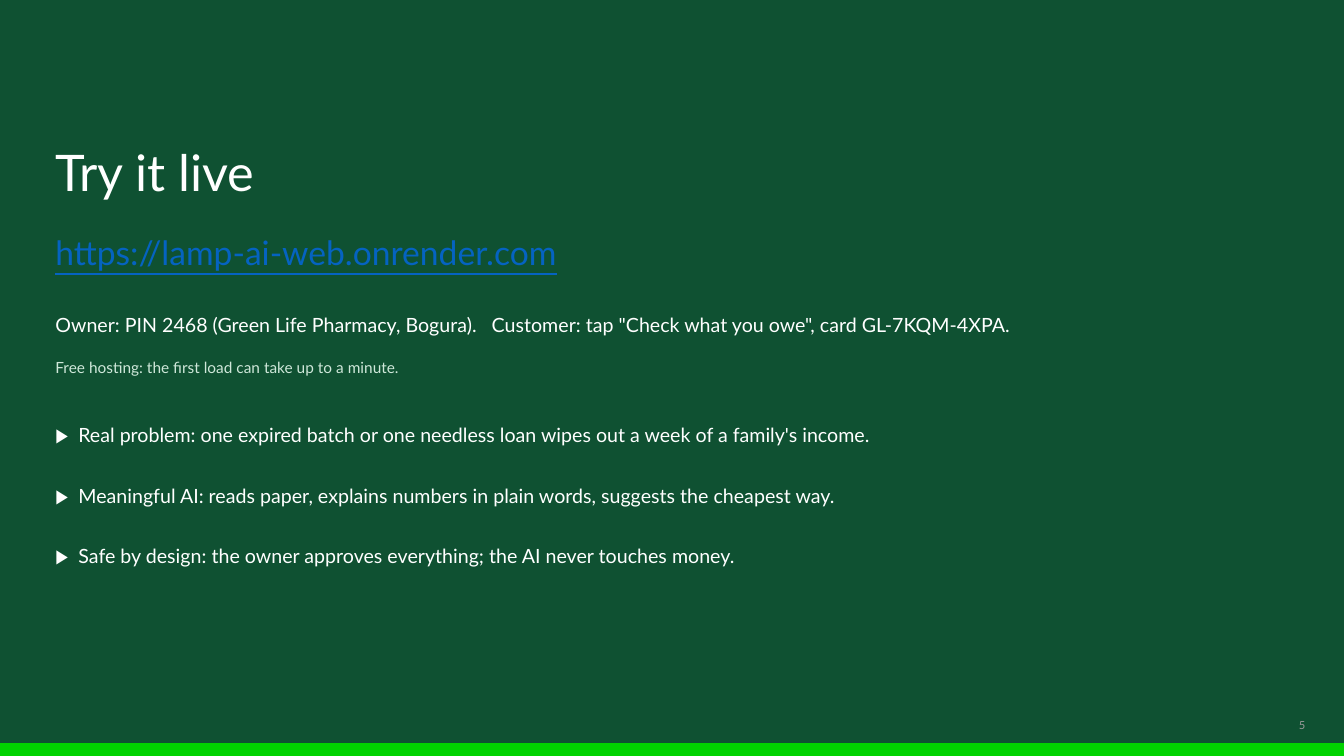
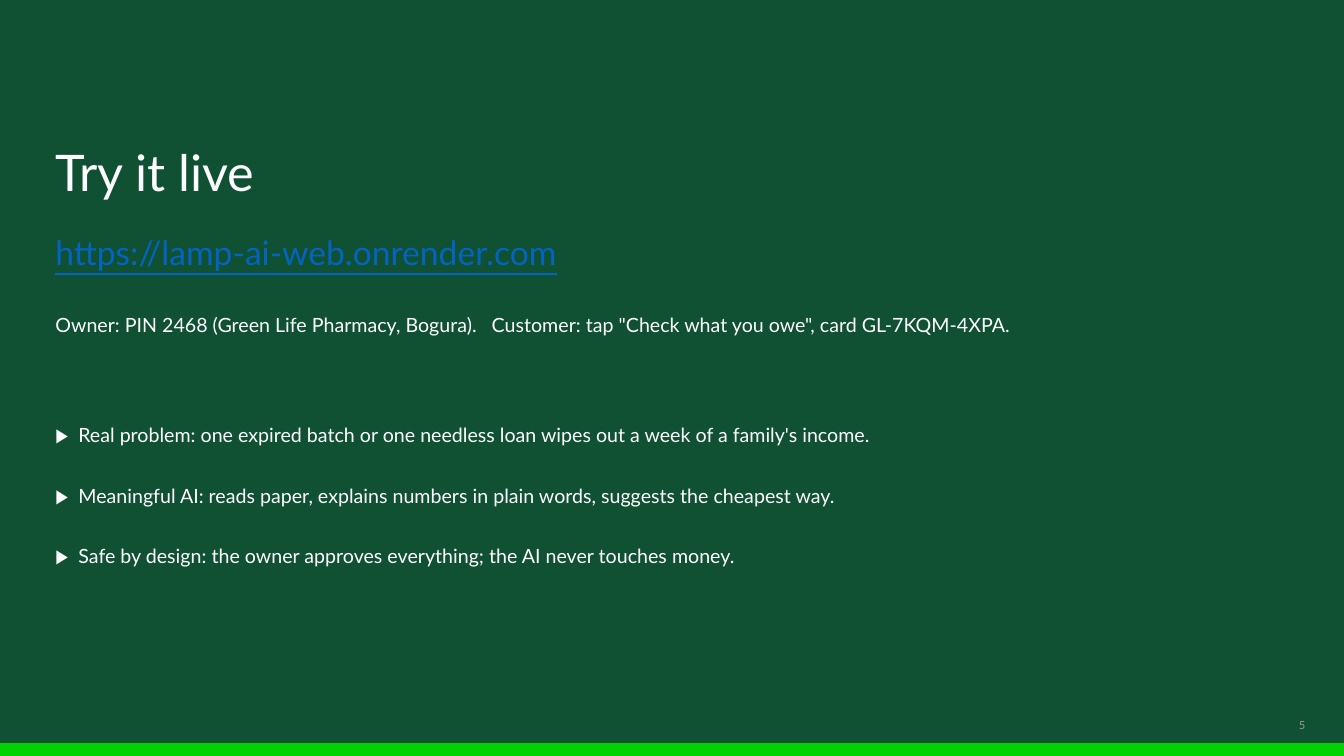
Before and after one commit to ishmam259/LaMP.ai, a slide deck: slide 5 of deck/LaMP-AIgnite.pptx. Drawn at 1344x756 pixels with LibreOffice and Linux fonts; fonts in the diff are those of the drawing. Boxes give left, top, right and bottom in pixels: in the first picture for what was removed or moved away, otherwise in the second. Text is boxed around its words. In the diff, an @@ line names an element or a change of style, - is before the commit and + after.

Commit message:
video, deck: re-recorded without demo text; docs: judge logins in the Devpost draft

```diff
--- a/deck/LaMP-AIgnite.pptx
+++ b/deck/LaMP-AIgnite.pptx
@@ text removed at [55, 361, 399, 376] @@
-Free hosting: the first load can take up to a minute.
```
Also in this commit, not shown: 5 other files.
